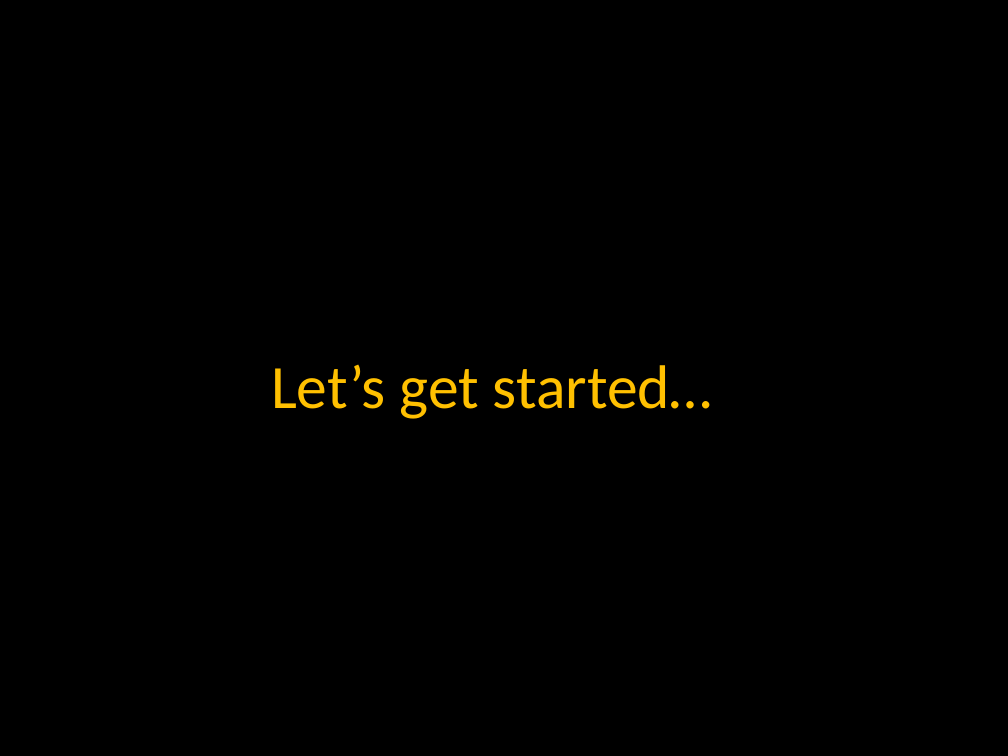
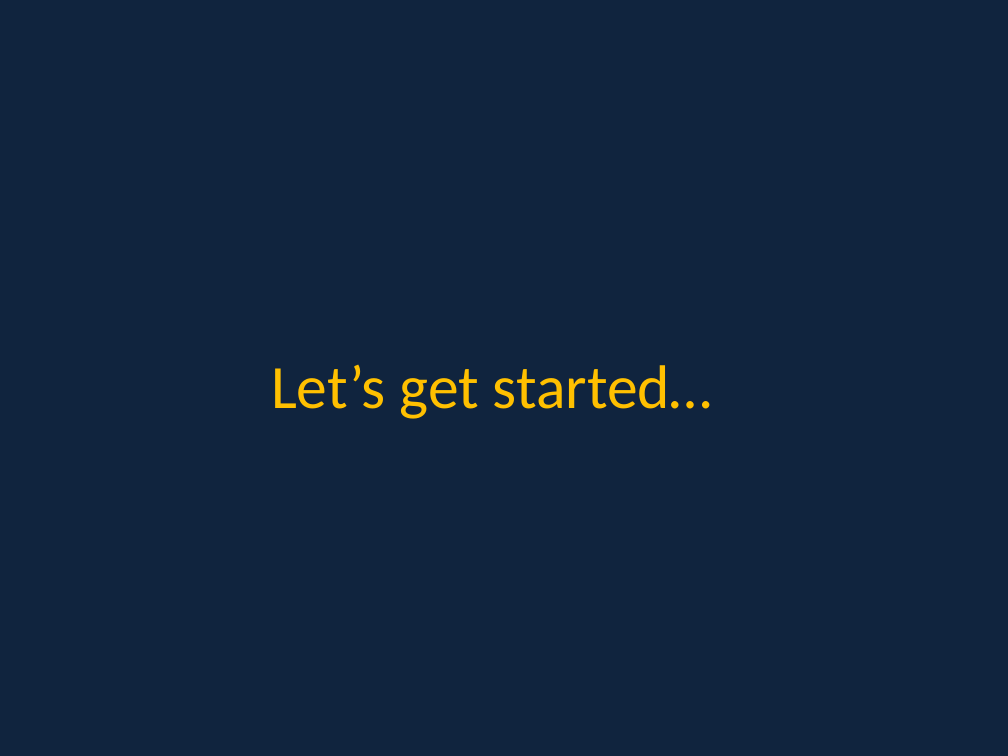
Before and after one commit to WeeYL/capstone, a slide deck: slide 13 of Personality analysis.pptx. Drawn at 1008x756 pixels with LibreOffice and Linux fonts; fonts in the diff are those of the drawing. Boxes give left, top, right and bottom in pixels: in the first picture for what was removed or moved away, otherwise in the second. Text is boxed around its words. In the diff, an @@ line names an element or a change of style, - is before the commit and + after.

```diff
--- a/Personality analysis.pptx
+++ b/Personality analysis.pptx
@@ background #000000 to #0F243E @@
```
Also in this commit, not shown: 29 other slides changed, 2 slides added, 2 slides removed, 2 other files.
